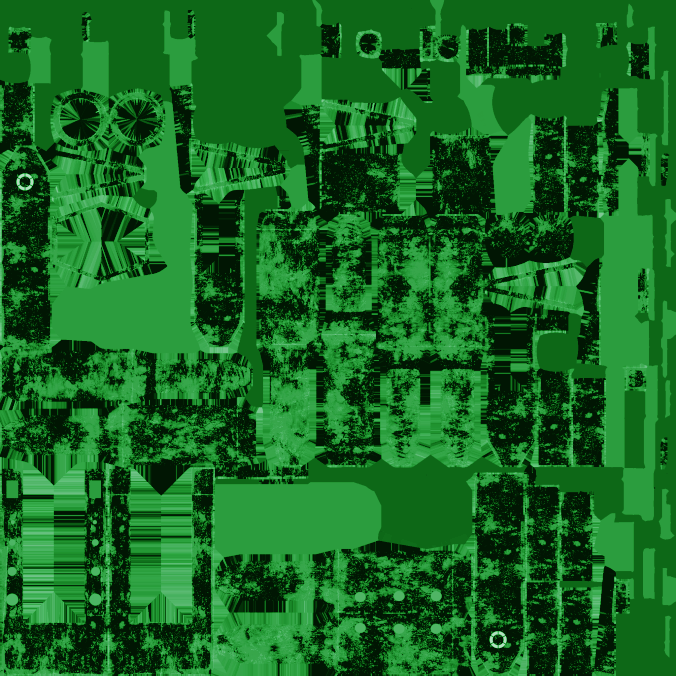
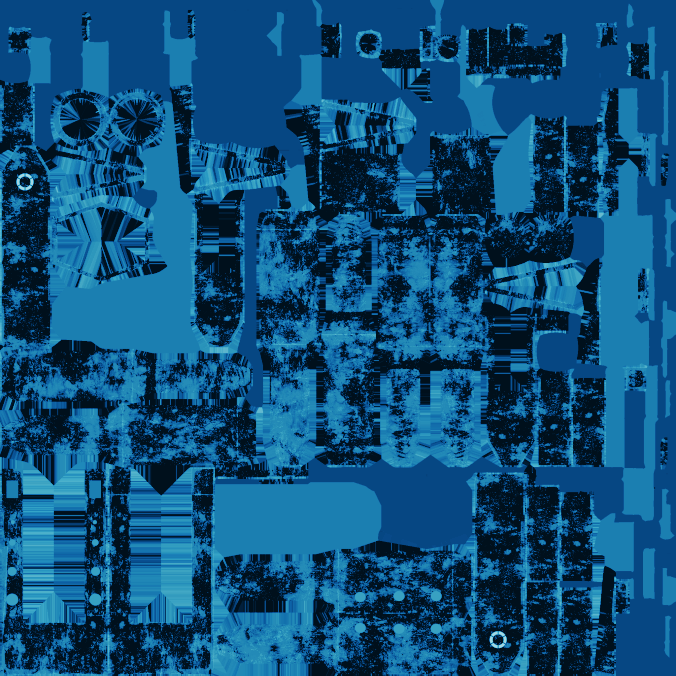
Revision of a layered 676 × 676 image; what changed, layer by layer:
pixels changed over [0, 0, 676, 676] (layer not identified)
